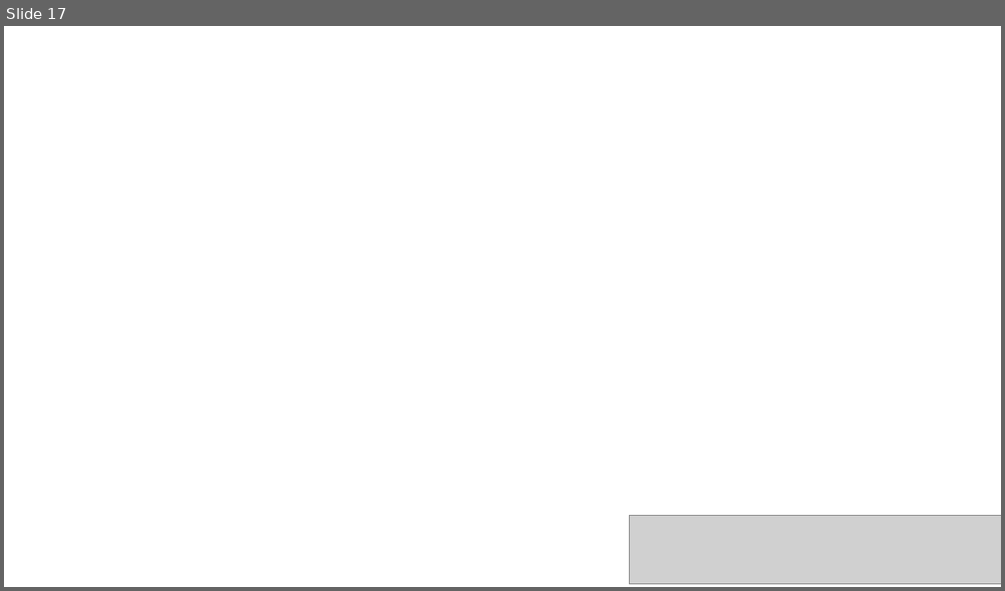
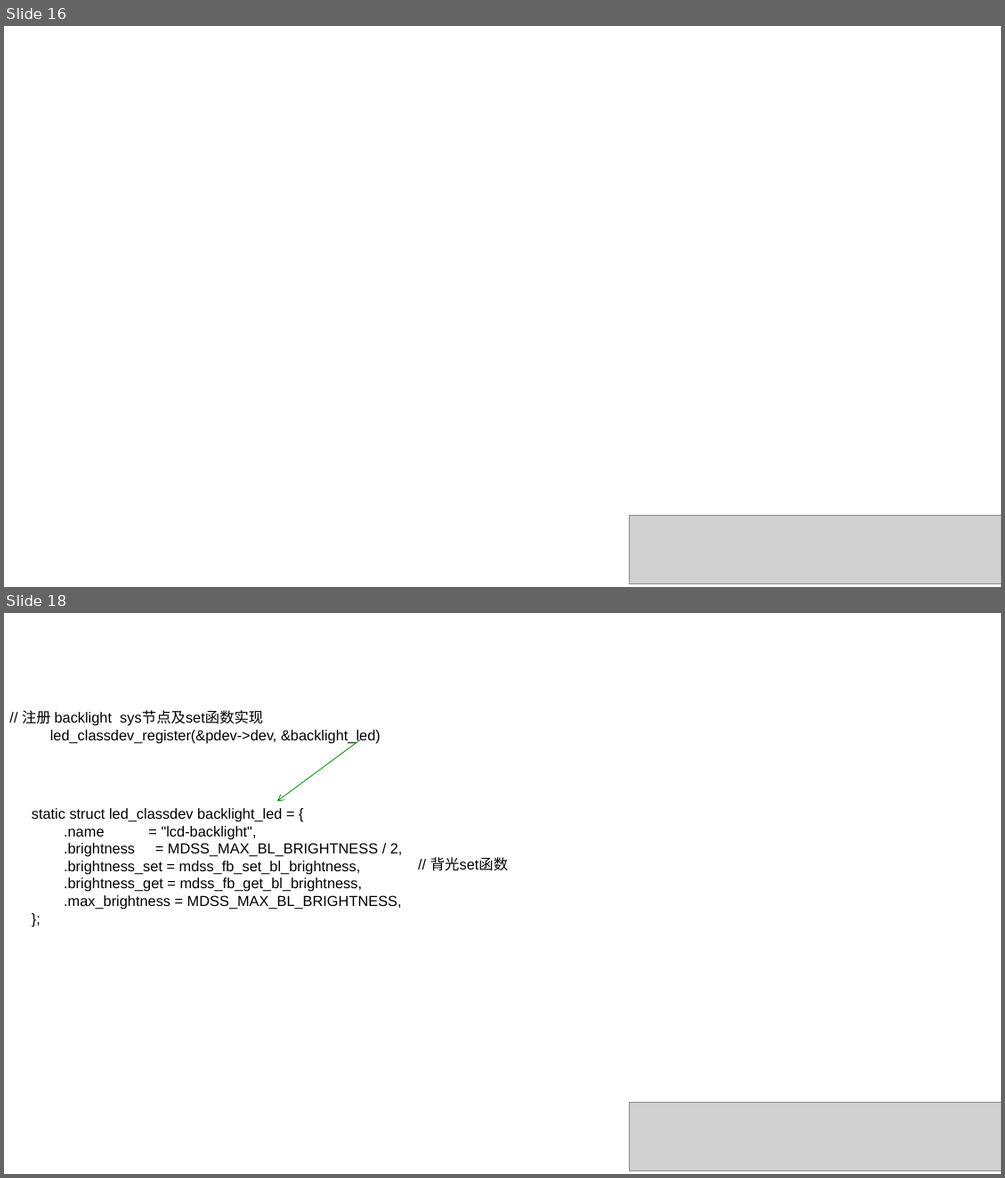
Before and after one commit to liyingfei142118/practice, a slide deck: learn/TP.pptx. Shown one above the other, each under a label of ours: slide 17 before the commit, slides 16 and 18 after it; the slides between them are not shown. The pictures are 1005x591 and 1005x1178 pixels, drawn with LibreOffice and Linux fonts; fonts in the diff are those of the drawing; grey boxes stand for pictures; background and template pictures are left out. Boxes give left, top, right and bottom in pixels: in the first picture for what was removed or moved away, otherwise in the second. Text is boxed around its words. In the diff, an @@ line names an element or a change of style, - is before the commit and + after.

```diff
--- a/learn/TP.pptx
+++ b/learn/TP.pptx
@@ slide 18 added at box(4, 613, 1001, 1174), background picture (left out) @@
@@ text added at box(22, 710, 380, 743), 14 pt, text #000000 @@
+// 注册 backlight sys节点及set函数实现
+led_classdev_register(&pdev->dev, &backlight_led)
@@ arrow added from (361, 739) to (277, 802), #009900 0.75 pt @@
@@ text added at box(32, 808, 403, 909), 14 pt, text #000000 @@
+static struct led_classdev backlight_led = {
+.name = "lcd-backlight",
+.brightness = MDSS_MAX_BL_BRIGHTNESS / 2,
+.brightness_set = mdss_fb_set_bl_brightness,
+.brightness_get = mdss_fb_get_bl_brightness,
+.max_brightness = MDSS_MAX_BL_BRIGHTNESS,
+};
@@ text added at box(430, 857, 508, 871), 14 pt, text #000000 @@
+// 背光set函数
@@ picture added at box(629, 1102, 1001, 1171) @@
@@ what was slide 17 is now slide 16 @@
```
Also in this commit, not shown: 8 other slides added, 4 other files.
